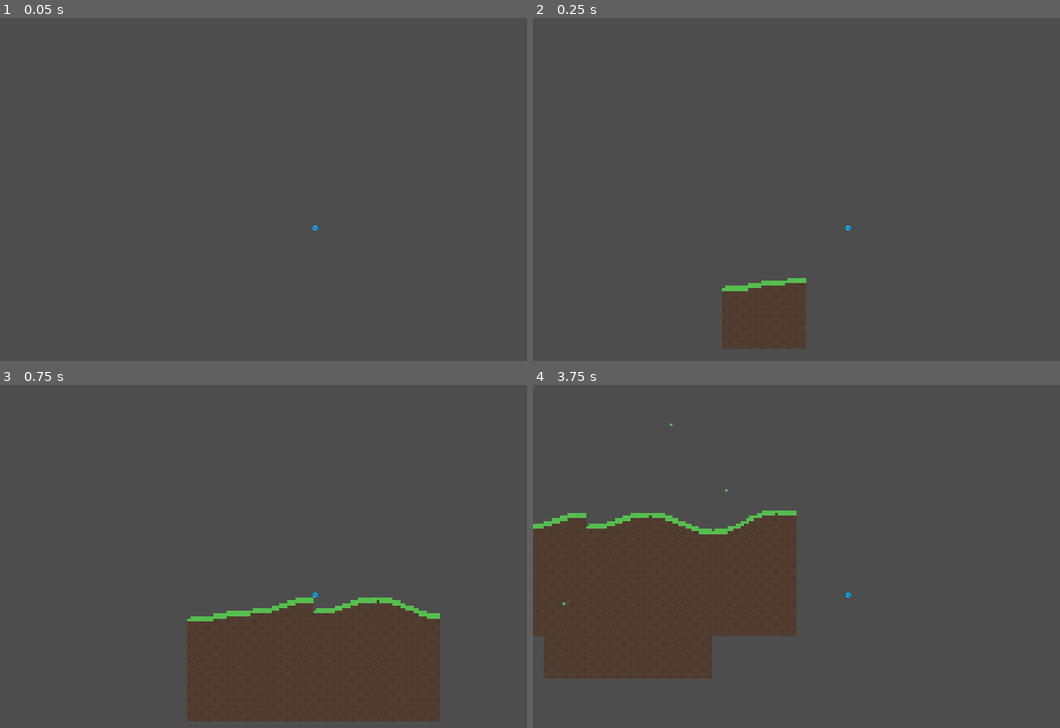
Above: before the commit, frames 1-4 (two rows, left to right).
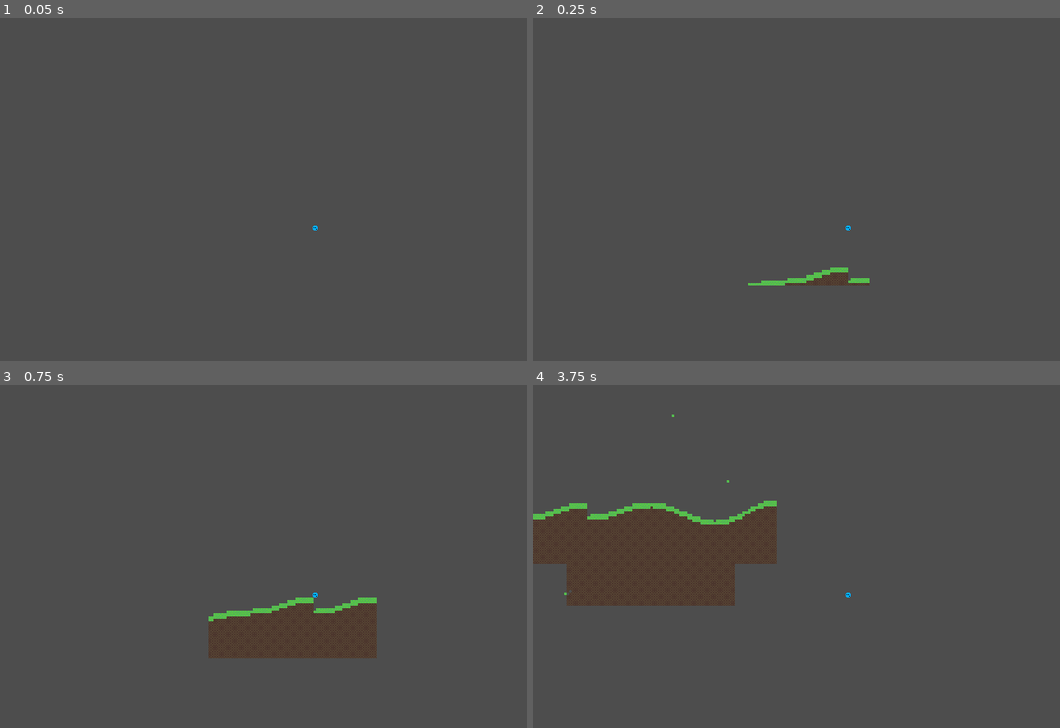
Above: after the commit, the same moments.

Repository: LordOfCheese1/sandbox_project
Game: Godot game, scene res://scenes/world.tscn
The game is run twice, just before and just after one commit, with the same random seed, the same clock (stepped at 60 frames per second) and the same inputs.
Inputs (mouse positions are in pixels of both pictures, inside the frame that each line leads up to):
- Up to frame 1 (0.05 s): no input
- Up to frame 2 (0.25 s): no input
- Up to frame 3 (0.75 s): move the mouse to (453, 573) at 0.52 s; press the mouse at (453, 573) at 0.53 s; hold D (right) from 0.53 s (still down)
- Up to frame 4 (3.75 s): tap Space (jump) at 0.77, 1.52, 3.02 s; right-click (986, 573) at 0.8 s; move the mouse to (722, 614) at 1.27 s; release the mouse at (722, 614) at 1.28 s; right-click (722, 614) at 1.35 s; click (722, 614) at 1.55 s; move the mouse to (912, 501) at 2.02 s; release D (right) at 2.03 s; press the mouse at (912, 501) at 2.03 s; hold A (left) 2.03-2.78 s; right-click (912, 501) at 2.3 s; move the mouse to (817, 679) at 2.77 s; release the mouse at (817, 679) at 2.78 s; hold D (right) from 2.78 s (still down); right-click (817, 679) at 2.85 s; click (817, 679) at 3.05 s; move the mouse to (1038, 659) at 3.52 s; hold E (test) from 3.53 s (still down)

Frame 1 is identical in both runs. In frame 2, 3.4% of the frame differs, in the area x 35-64%, y 72-97%; in frame 3, 11%; in frame 4, 13%, in the area x 0-50%, y 8-86%.

Commit message:
fixed the offset bug

Diff:
--- a/scripts/autoloads/world_map_tools.gd
+++ b/scripts/autoloads/world_map_tools.gd
@@ -3,16 +3,17 @@
 const SURFACE_HEIGHT = 36
 const CURVE_POINT_DISTANCE = 24
 const CHUNK_SIZE = 16
-const MAX_ACTIVE_CHUNKS = 6 # This squared is the final amount of chunks
+const MAX_ACTIVE_CHUNKS = 4 # This squared is the final amount of chunks
 const TILE_SIZE = 8
 
-var edited_chunks = {} # -> chunk pos : [[tile_pos1, tile_id1], [tile_pos2, tile_id_2]...], TO BE CHANGED FROM ARRAY TO DICTIONARY
+var edited_chunks = {} # -> chunk pos : {tile_pos : [properties], ...}
 var recently_updated = []
 
 
 func edit_tile(pos : Vector2, new_tile = -1):
 	# NOTE: these are in the tilemap coordinate system, so divided by tile size
-	var chunk_pos = Vector2(snapped(pos.x, TILE_SIZE * CHUNK_SIZE) / TILE_SIZE, snapped(pos.y, TILE_SIZE * CHUNK_SIZE) / TILE_SIZE)
+	var multiply_value = TILE_SIZE * CHUNK_SIZE
+	var chunk_pos = Vector2(snapped(pos.x, TILE_SIZE * CHUNK_SIZE), snapped(pos.y, TILE_SIZE * CHUNK_SIZE)) - Vector2(multiply_value, multiply_value) * 0.5
 	var tile_pos = Vector2(snapped(pos.x, TILE_SIZE) / TILE_SIZE, snapped(pos.y, TILE_SIZE) / TILE_SIZE)
 
 	if !edited_chunks.has(chunk_pos):
--- a/scripts/characters/player.gd
+++ b/scripts/characters/player.gd
@@ -79,7 +79,7 @@
 
 
 	if Input.is_action_pressed("excavate"):
-		WorldMapTools.edit_tile(get_global_mouse_position() - Vector2(4, 4))
+		WorldMapTools.edit_tile(get_global_mouse_position() - Vector2(4, 4), -1)
 
 	if Input.is_action_pressed("place"):
 		WorldMapTools.edit_tile(get_global_mouse_position() - Vector2(4, 4), 0)
--- a/scripts/world/world_tiles.gd
+++ b/scripts/world/world_tiles.gd
@@ -1,7 +1,7 @@
 extends TileMap
 
 var chunk_queue = []
-var active_chunks = [] # this uses the chunk origin, so top left, a chunk is 16*16 tiles or 64*64 pixels
+var active_chunks = [] # this uses the chunk origin, so top left
 var deletion_queue = []
 
 
@@ -17,7 +17,7 @@
 	for i in len(active_chunks):
 		var chunk = active_chunks[i - temp_removed_chunk_amt]
 		# check if distance to player is higher than max active chunks
-		if abs(chunk.x - Globals.player_pos.x) + abs(chunk.y - Globals.player_pos.y) > WorldMapTools.CHUNK_SIZE * WorldMapTools.MAX_ACTIVE_CHUNKS * WorldMapTools.TILE_SIZE:
+		if abs(chunk.x - Globals.player_pos.x) > WorldMapTools.CHUNK_SIZE * WorldMapTools.MAX_ACTIVE_CHUNKS * WorldMapTools.TILE_SIZE or abs(chunk.y - Globals.player_pos.y) > WorldMapTools.CHUNK_SIZE * WorldMapTools.MAX_ACTIVE_CHUNKS * WorldMapTools.TILE_SIZE:
 			# queue chunk for deletion and remove from active chunks, temp_removed_chunk_amt exists to not reference nonexistent indexes
 			queue_chunk_deletion(active_chunks[i- temp_removed_chunk_amt])
 			active_chunks.remove_at(i - temp_removed_chunk_amt)
@@ -33,6 +33,7 @@
 		clear_chunk_by_pos(deletion_queue[0])
 		deletion_queue.remove_at(0)
 
+	# place any tiles that the player has just now edited
 	for tile in WorldMapTools.recently_updated:
 		set_cell(0, tile[0], 0, Vector2(tile[1], 0), 0)
 	WorldMapTools.recently_updated = []
@@ -47,19 +48,20 @@
 
 
 func generate_chunk_by_pos(pos : Vector2):
+	# loop through all tiles on x and y
 	for x in range(WorldMapTools.CHUNK_SIZE):
 		for y in range(WorldMapTools.CHUNK_SIZE):
+			# get current tile pos on the tilemap coordinate system
 			var real_pos = Vector2(pos.x / WorldMapTools.TILE_SIZE + x, pos.y / WorldMapTools.TILE_SIZE + y)
 			if real_pos.y > get_curve_surface(real_pos):
 				set_cell(0, Vector2(real_pos.x, real_pos.y), 0, Vector2(2, 0), 0)
 			if abs(real_pos.y - get_curve_surface(real_pos)) < 1:
 				set_cell(0, Vector2(real_pos.x, real_pos.y), 0, Vector2(0, 0), 0)
-	# edits
-	# check if current chunk has any edits
-	if WorldMapTools.edited_chunks.has(Vector2(pos.x / WorldMapTools.TILE_SIZE, pos.y / WorldMapTools.TILE_SIZE)):
-		# loop through tiles
-		for tile_pos in WorldMapTools.edited_chunks[Vector2(pos.x / WorldMapTools.TILE_SIZE, pos.y / WorldMapTools.TILE_SIZE)]:
-			set_cell(0, tile_pos, 0, Vector2(WorldMapTools.edited_chunks[Vector2(pos.x / WorldMapTools.TILE_SIZE, pos.y / WorldMapTools.TILE_SIZE)][tile_pos][0], 0), 0)
+
+	# check if current chunk has any edits, is in pixel coordinates
+	if WorldMapTools.edited_chunks.has(pos):
+		for tile_pos in WorldMapTools.edited_chunks[pos]:
+			set_cell(0, tile_pos, 0, Vector2(WorldMapTools.edited_chunks[pos][tile_pos][0], 0), 0)
 
 
 func clear_chunk_by_pos(pos : Vector2):
@@ -95,17 +97,15 @@
 
 
 func generate_based_on_playerpos():
-	# snapped to 64 because 16(chunk size) * 4(tile size), it ends up being in global coordinates
-	var current_centre = Vector2(snapped(Globals.player_pos.x, WorldMapTools.CHUNK_SIZE * WorldMapTools.TILE_SIZE), snapped(Globals.player_pos.y, WorldMapTools.CHUNK_SIZE * WorldMapTools.TILE_SIZE))
-	# go through all possible chunk positions around the player pos
+	# current centre, around which chunks are going to be generated (IN GLOBAL PIXEL COORDINATES)
+	var multiply_value = WorldMapTools.TILE_SIZE * WorldMapTools.CHUNK_SIZE
+	var current_centre = Vector2(snapped(Globals.player_pos.x, multiply_value), snapped(Globals.player_pos.y, multiply_value)) - Vector2(multiply_value, multiply_value) * 0.5
 	for x in WorldMapTools.MAX_ACTIVE_CHUNKS:
 		for y in WorldMapTools.MAX_ACTIVE_CHUNKS:
-			var chunk = Vector2(current_centre.x + (x - snapped(WorldMapTools.MAX_ACTIVE_CHUNKS / 2, 1)) * WorldMapTools.CHUNK_SIZE * WorldMapTools.TILE_SIZE, current_centre.y + (y - snapped(WorldMapTools.MAX_ACTIVE_CHUNKS / 2, 1)) * WorldMapTools.CHUNK_SIZE * WorldMapTools.TILE_SIZE)
-			# if chunk is not already present, queue creation of that chunk
-			if active_chunks.has(chunk) or chunk_queue.has(chunk):
-				pass
-			else:
-				# final chunk coordinate is global
+			# get the current chunk origin pos (IN GLOBAL PIXEL COORDINATES)
+			var chunk = current_centre + Vector2(x - snapped(WorldMapTools.MAX_ACTIVE_CHUNKS / 2, 1), y - snapped(WorldMapTools.MAX_ACTIVE_CHUNKS / 2, 1)) * multiply_value
+			# check if chunk already exists, if so, do nothing
+			if !active_chunks.has(chunk) && !chunk_queue.has(chunk):
 				queue_chunk_creation(chunk)
 
 
Binary file changed: textures/test_tile.png
